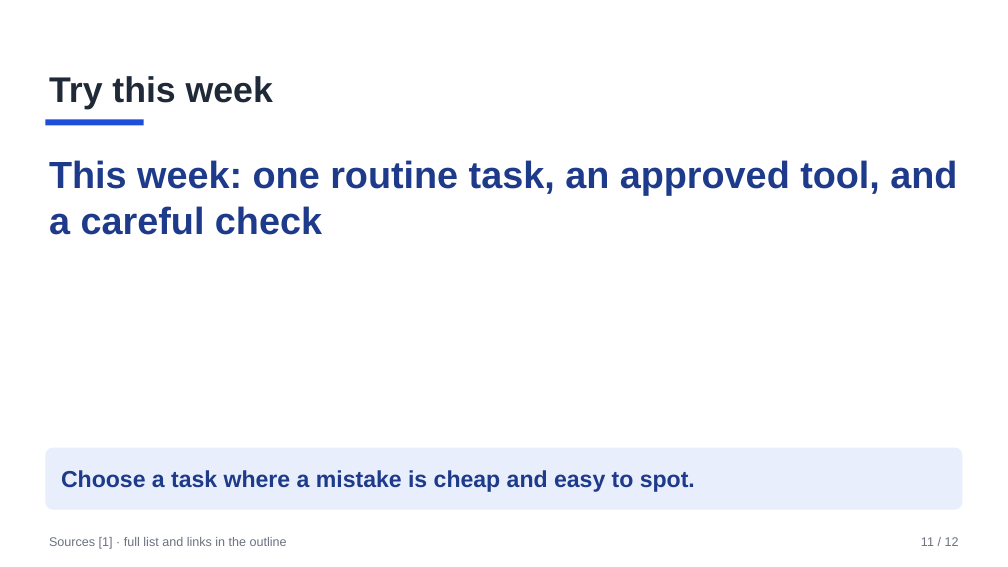
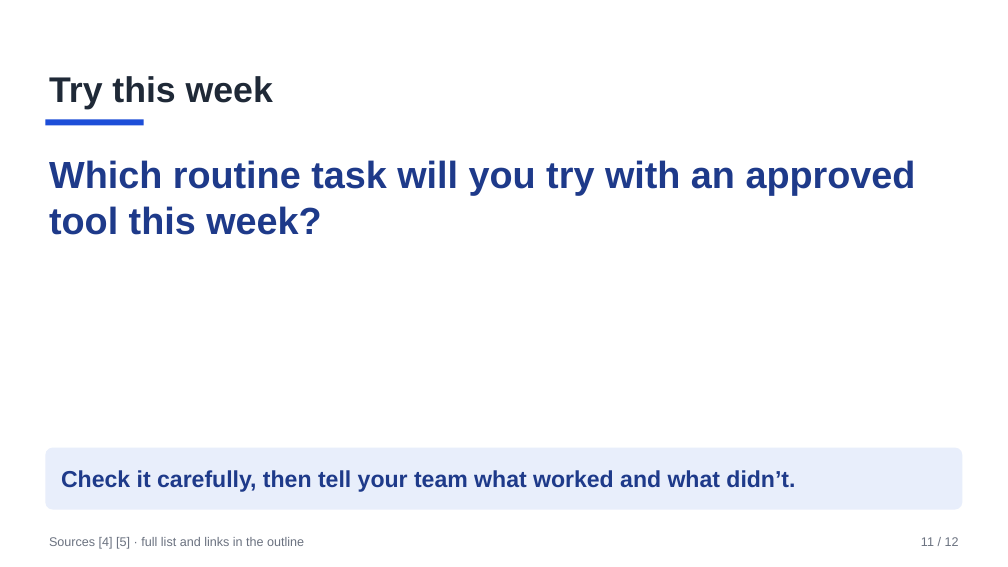
Before and after one commit to AnilKerai/applied-ai-handbook, a slide deck: slide 11 of 1-understand/talk-using-ai-at-work.pptx. Drawn at 1008x567 pixels with LibreOffice and Linux fonts; fonts in the diff are those of the drawing. Boxes give left, top, right and bottom in pixels: in the first picture for what was removed or moved away, otherwise in the second. Text is boxed around its words. In the diff, an @@ line names an element or a change of style, - is before the commit and + after.

```diff
--- a/1-understand/talk-using-ai-at-work.pptx
+++ b/1-understand/talk-using-ai-at-work.pptx
@@ text at (x1=49, y1=160, x2=916, y2=235): text changed @@
-This week: one routine task, an approved tool, and a careful check
+Which routine task will you try with an approved tool this week?
@@ text in rounded rectangle at (x1=61, y1=470, x2=795, y2=492): text changed @@
-Choose a task where a mistake is cheap and easy to spot.
+Check it carefully, then tell your team what worked and what didn’t.
@@ text at (x1=49, y1=537, x2=304, y2=549): text changed @@
-Sources [1] · full list and links in the outline
+Sources [4] [5] · full list and links in the outline
```
Also in this commit, not shown: 8 other slides changed, 2 other files.
